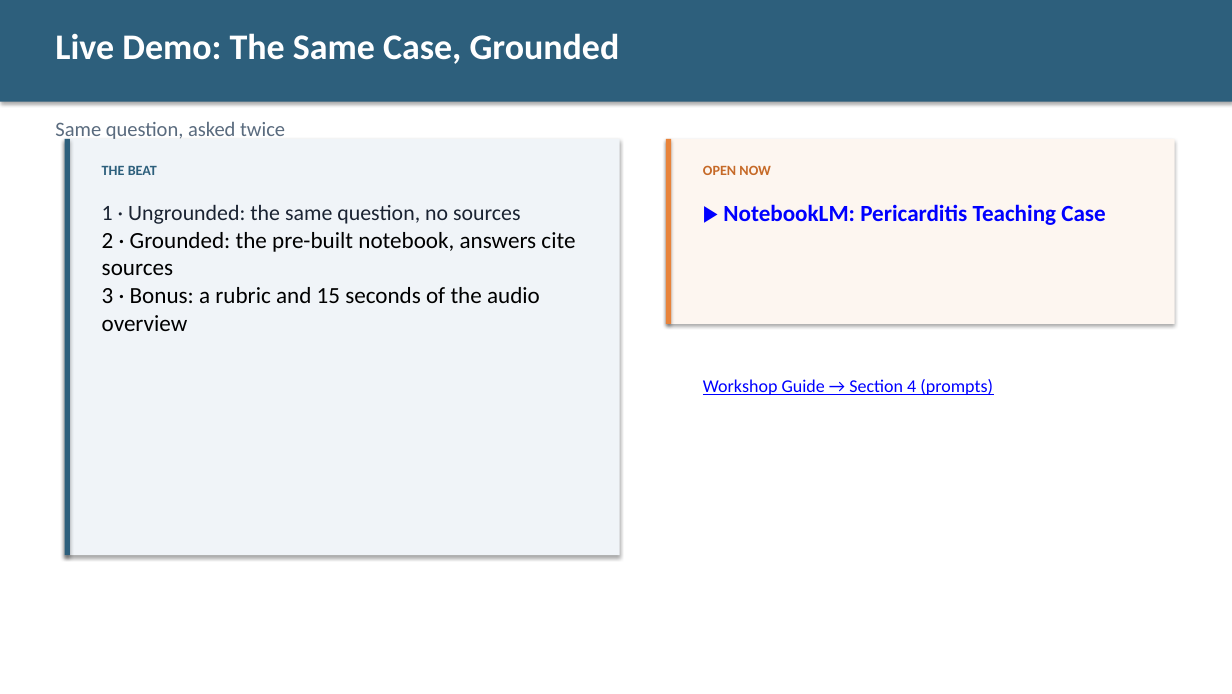
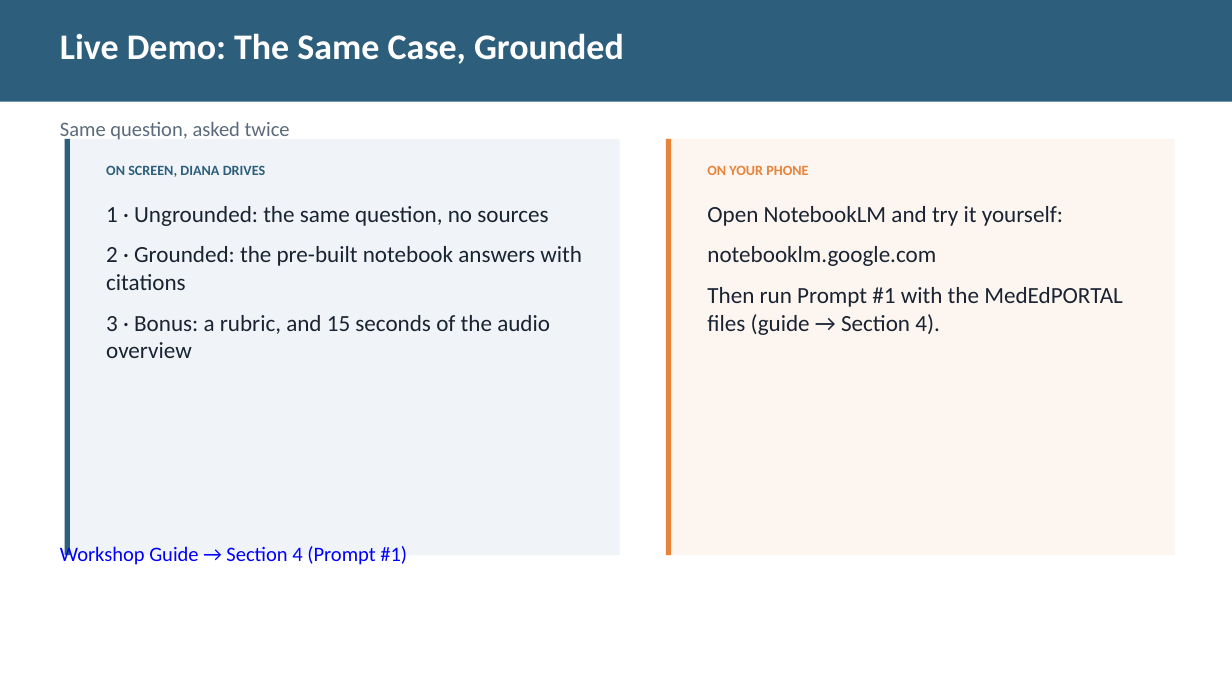
Before and after one commit to diana-brewer/digital-learning-unlocked, a slide deck: slide 11 of Digital Learning Unlocked - Slide Deck.pptx. Drawn at 1232x694 pixels with LibreOffice and Linux fonts; fonts in the diff are those of the drawing. Boxes give left, top, right and bottom in pixels: in the first picture for what was removed or moved away, otherwise in the second. Text is boxed around its words. In the diff, an @@ line names an element or a change of style, - is before the commit and + after.

```diff
--- a/Digital Learning Unlocked - Slide Deck.pptx
+++ b/Digital Learning Unlocked - Slide Deck.pptx
@@ text "Live Demo: The Same Case, ...": place and size @@
-text "Live Demo: The Same Case, ..." at [55, 33, 620, 64]
+text "Live Demo: The Same Case, ..." at [60, 33, 624, 64]
@@ text "Same question, asked twice" at [60, 121, 290, 142]: text colour #5A6B7E to #5B6B7C @@
@@ shadow off in 5 elements at [0, 0, 1232, 102], [65, 139, 620, 555], [65, 139, 70, 555], [666, 139, 1175, 555], [666, 139, 671, 555] @@
@@ rectangle: place and size @@
-rectangle at [666, 139, 1175, 324]
+rectangle at [666, 139, 1175, 555]
@@ rectangle: place and size @@
-rectangle at [666, 139, 671, 324]
+rectangle at [666, 139, 671, 555]
@@ text at [106, 165, 265, 177]: text changed @@
-THE BEAT
+ON SCREEN, DIANA DRIVES
@@ text at [707, 165, 808, 175]: text changed; text colour #C66A28 to #E8833A @@
-OPEN NOW
+ON YOUR PHONE
@@ text at [106, 206, 548, 226]: size 17 to 18 pt in "1 · Ungrounded: the same question, no ..."; less space between paragraphs @@
@@ text added at [707, 206, 1123, 335], 18 pt, text #1A2332 @@
+Open NotebookLM and try it yourself:
+notebooklm.google.com
+Then run Prompt #1 with the MedEdPORTAL files (guide → Section 4).
@@ text removed at [723, 204, 1105, 225] @@
-▶ NotebookLM: Pericarditis Teaching Case
@@ text at [106, 246, 582, 358]: text changed; text colour #000000 to #1A2332 @@
-2 · Grounded: the pre-built notebook, answers cite sources
-3 · Bonus: a rubric and 15 seconds of the audio overview
+2 · Grounded: the pre-built notebook answers with citations
+3 · Bonus: a rubric, and 15 seconds of the audio overview
@@ text at [60, 544, 407, 565]: text changed; size 14 to 16 pt @@
-Workshop Guide → Section 4 (prompts)
+Workshop Guide → Section 4 (Prompt #1)
```
Also in this commit, not shown: 10 other slides changed, 1 slide removed, 2 other files.
